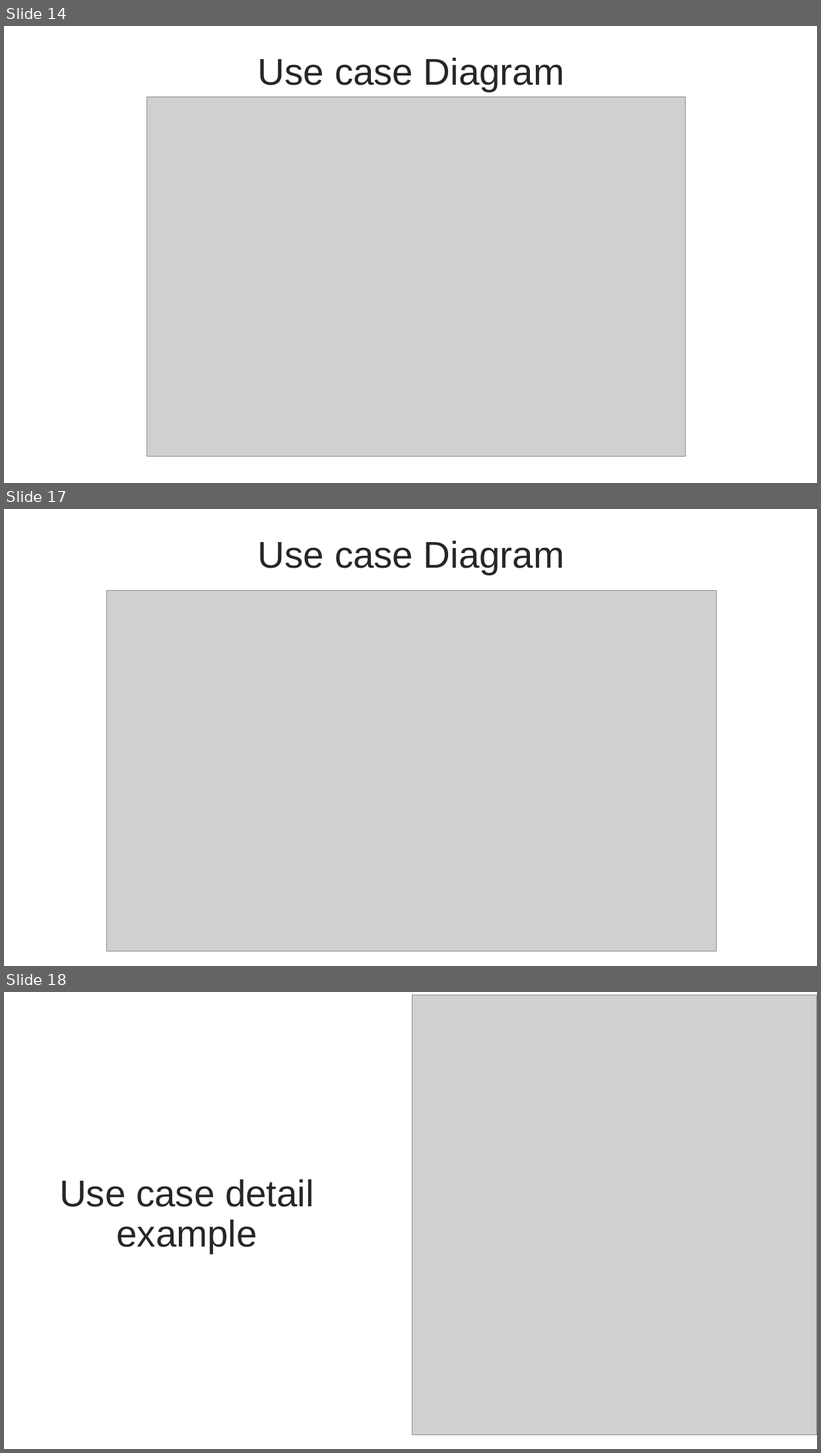
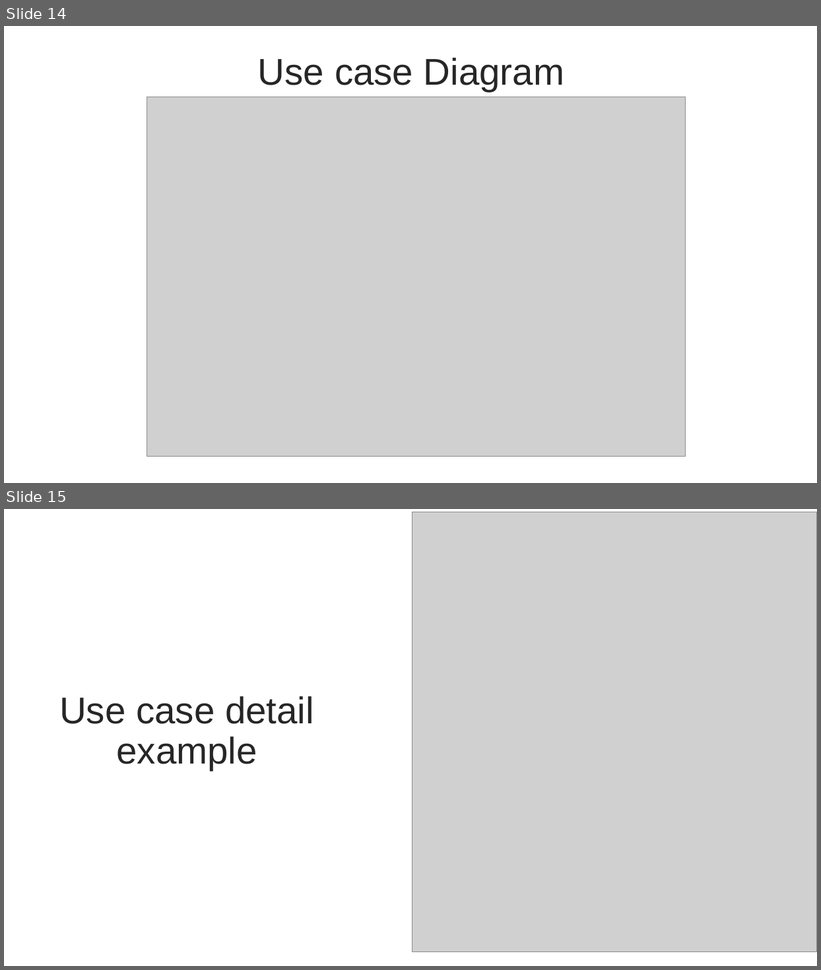
Before and after one commit to thaihavan/capstone_project, a slide deck: sources/docs/TripSharing.pptx. Shown one above the other, each under a label of ours: slides 14, 17 and 18 before the commit, slides 14 and 15 after it; the slides between them are not shown. The pictures are 821x1453 and 821x970 pixels, drawn with LibreOffice and Linux fonts; fonts in the diff are those of the drawing; grey boxes stand for pictures. Boxes give left, top, right and bottom in pixels: in the first picture for what was removed or moved away, otherwise in the second. Text is boxed around its words. In the diff, an @@ line names an element or a change of style, - is before the commit and + after.

```diff
--- a/sources/docs/TripSharing.pptx
+++ b/sources/docs/TripSharing.pptx
@@ slide 17 removed at [4,509,817,966], background #FFFFFF @@
@@ text removed at [258,541,564,574] @@
-Use case Diagram
@@ picture removed at [106,591,717,952] @@
@@ what was slide 18 is now slide 15 @@
```
Also in this commit, not shown: 4 slides changed, 7 other slides removed, 10 other files.
